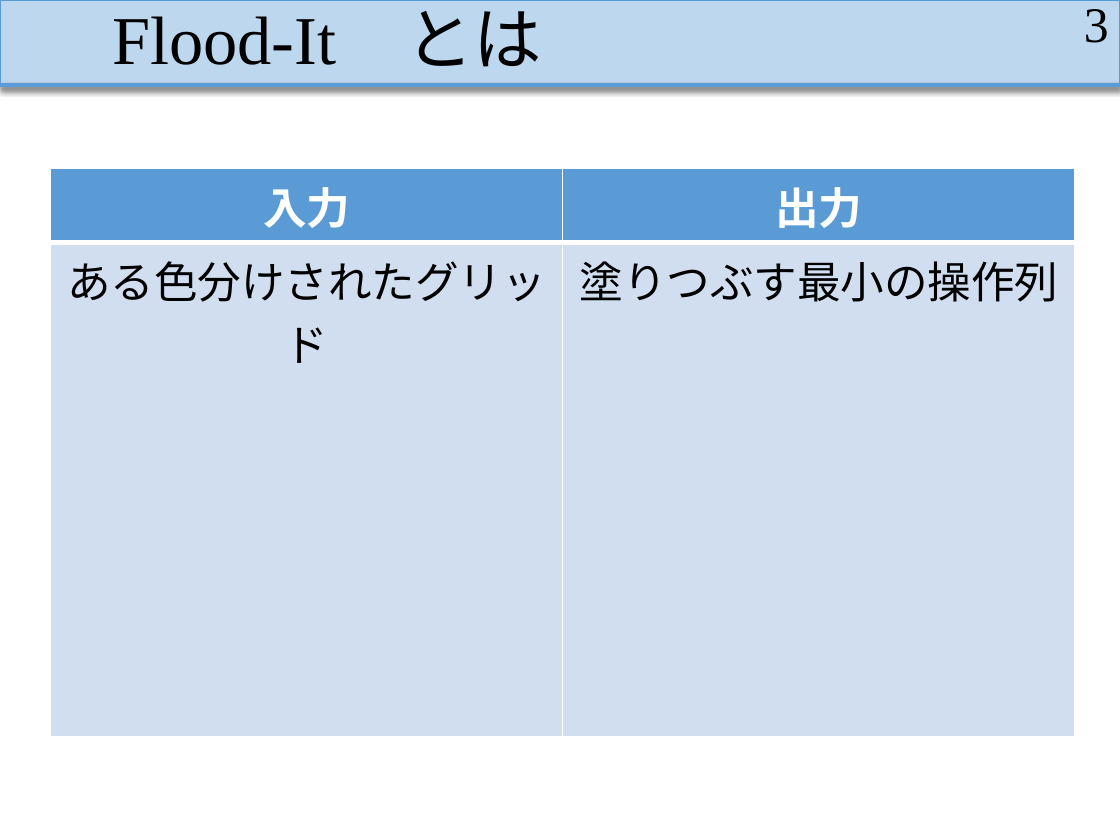
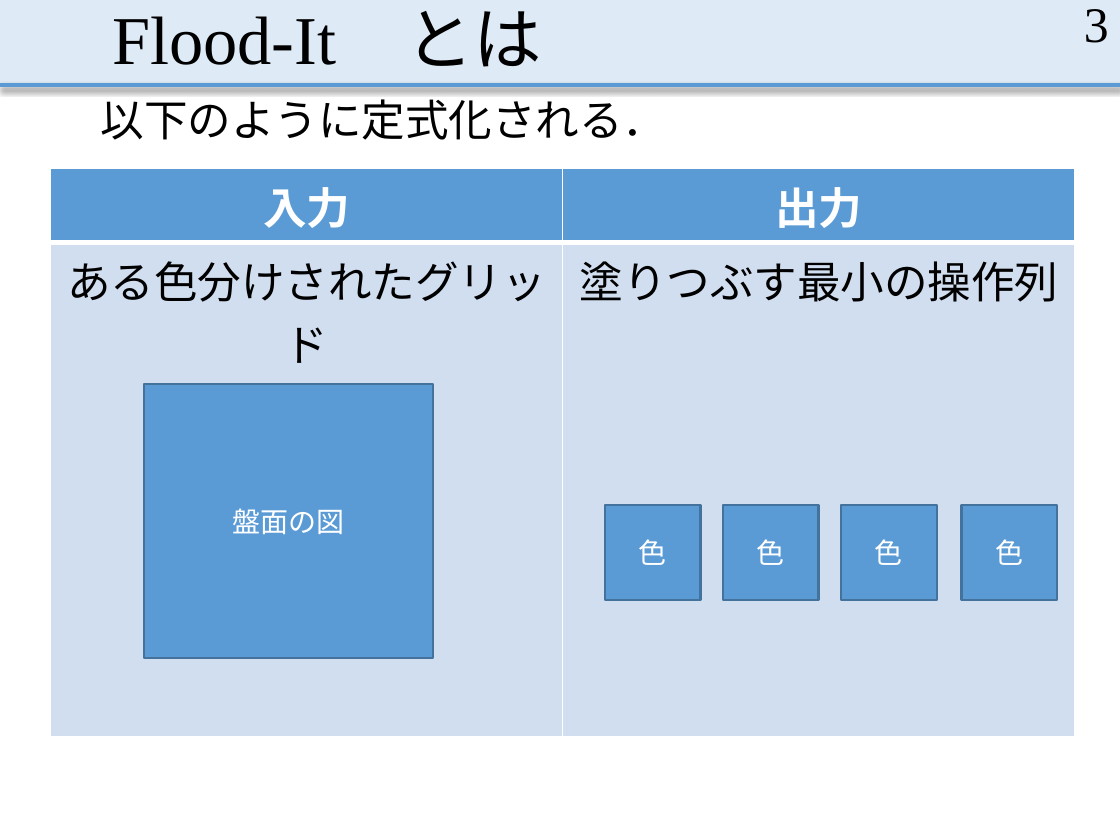
Before and after one commit to MasayaOda/SR, a slide deck: slide 3 of 中間発表.pptx. Drawn at 1120x840 pixels with LibreOffice and Linux fonts; fonts in the diff are those of the drawing. Boxes give left, top, right and bottom in pixels: in the first picture for what was removed or moved away, otherwise in the second. Text is boxed around its words. In the diff, an @@ line names an element or a change of style, - is before the commit and + after.

Commit message:
ある程度作成 Flood-Itの説明がまだ

```diff
--- a/中間発表.pptx
+++ b/中間発表.pptx
@@ rectangle at <box>0,0,1120,85</box>: fill #BDD7EE to #DEEBF7; outline #5B9BD5 1 pt to none; shadow off @@
@@ text added at <box>101,92,666,140</box>, 28 pt, text #000000 @@
+以下のように定式化される．
@@ rectangle added at <box>144,384,433,659</box>, fill #5B9BD5, outline #43739E 1.5 pt, 18 pt, text #FFFFFF @@
+盤面の図
@@ rectangle added at <box>605,505,700,600</box>, fill #5B9BD5, outline #43739E 1.5 pt, 18 pt, text #FFFFFF @@
+色
@@ rectangle added at <box>724,505,819,600</box>, fill #5B9BD5, outline #43739E 1.5 pt, 18 pt, text #FFFFFF @@
+色
@@ rectangle added at <box>841,505,936,600</box>, fill #5B9BD5, outline #43739E 1.5 pt, 18 pt, text #FFFFFF @@
+色
@@ rectangle added at <box>962,505,1057,600</box>, fill #5B9BD5, outline #43739E 1.5 pt, 18 pt, text #FFFFFF @@
+色
```
Also in this commit, not shown: 7 other slides changed.
